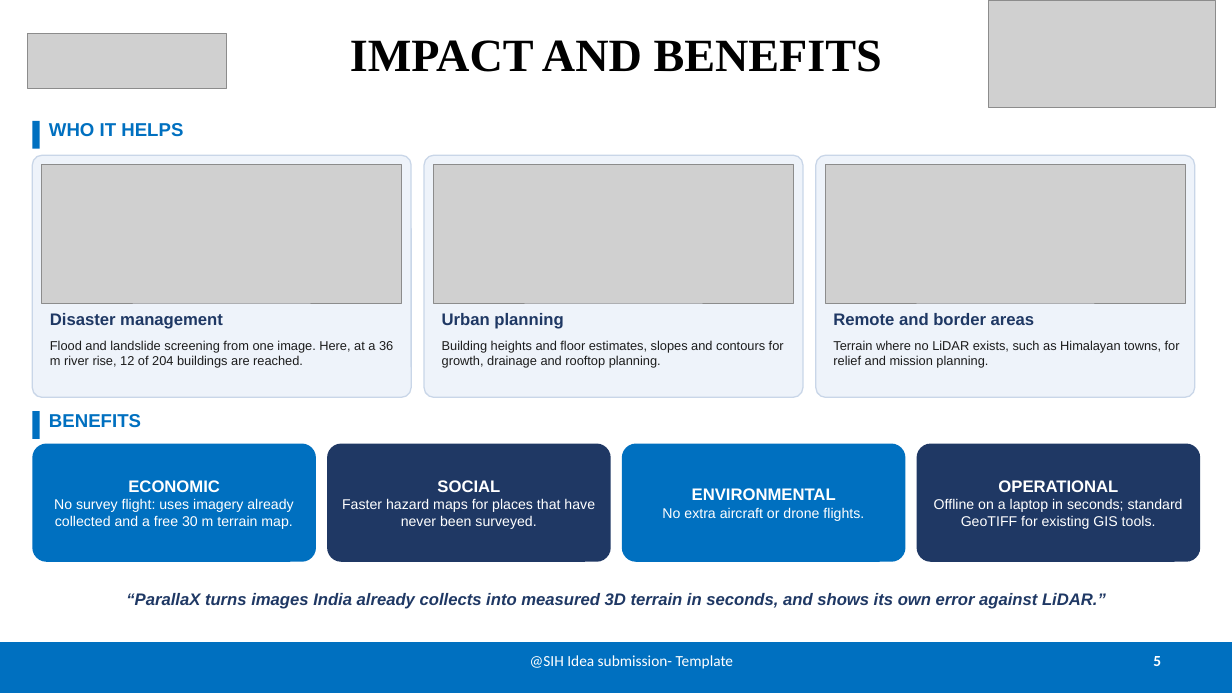
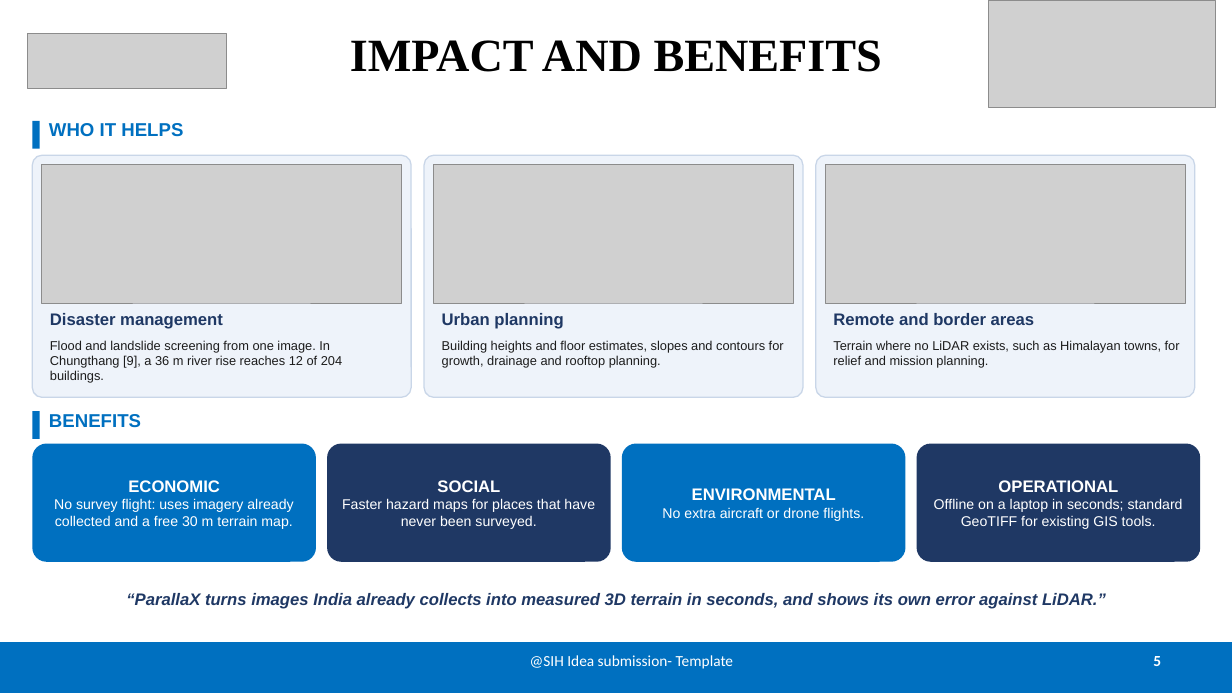
Before and after one commit to AHSharan/SIH2026PS175, a slide deck: slide 5 of PPT Details/ParallaX_DepthWizard_SIH2026.pptx. Drawn at 1232x693 pixels with LibreOffice and Linux fonts; fonts in the diff are those of the drawing; grey boxes stand for pictures. Boxes give left, top, right and bottom in pixels: in the first picture for what was removed or moved away, otherwise in the second. Text is boxed around its words. In the diff, an @@ line names an element or a change of style, - is before the commit and + after.

```diff
--- a/PPT Details/ParallaX_DepthWizard_SIH2026.pptx
+++ b/PPT Details/ParallaX_DepthWizard_SIH2026.pptx
@@ text at (50, 340, 342, 383): text changed @@
-Flood and landslide screening from one image. Here, at a 36 m river rise, 12 of 204 buildings are reached.
+Flood and landslide screening from one image. In Chungthang [9], a 36 m river rise reaches 12 of 204 buildings.
```
Also in this commit, not shown: 4 other slides changed, 1 other file.
